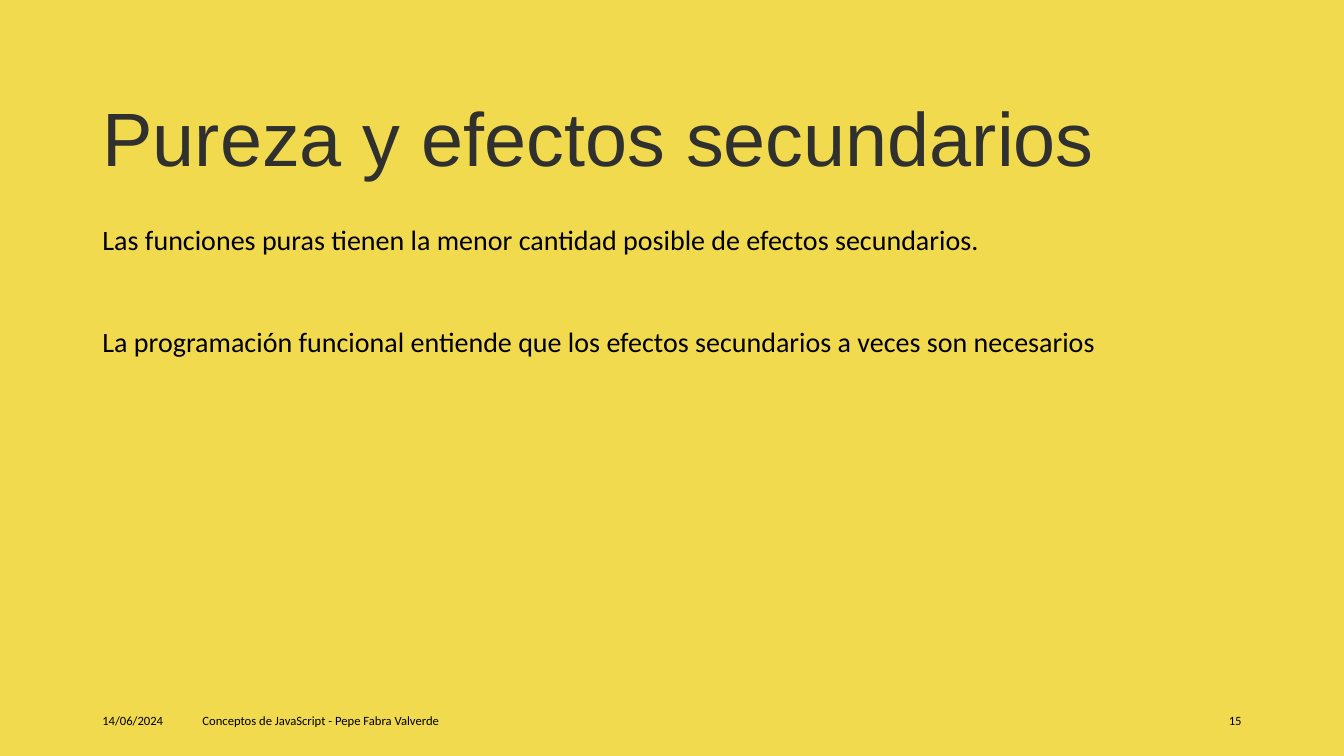
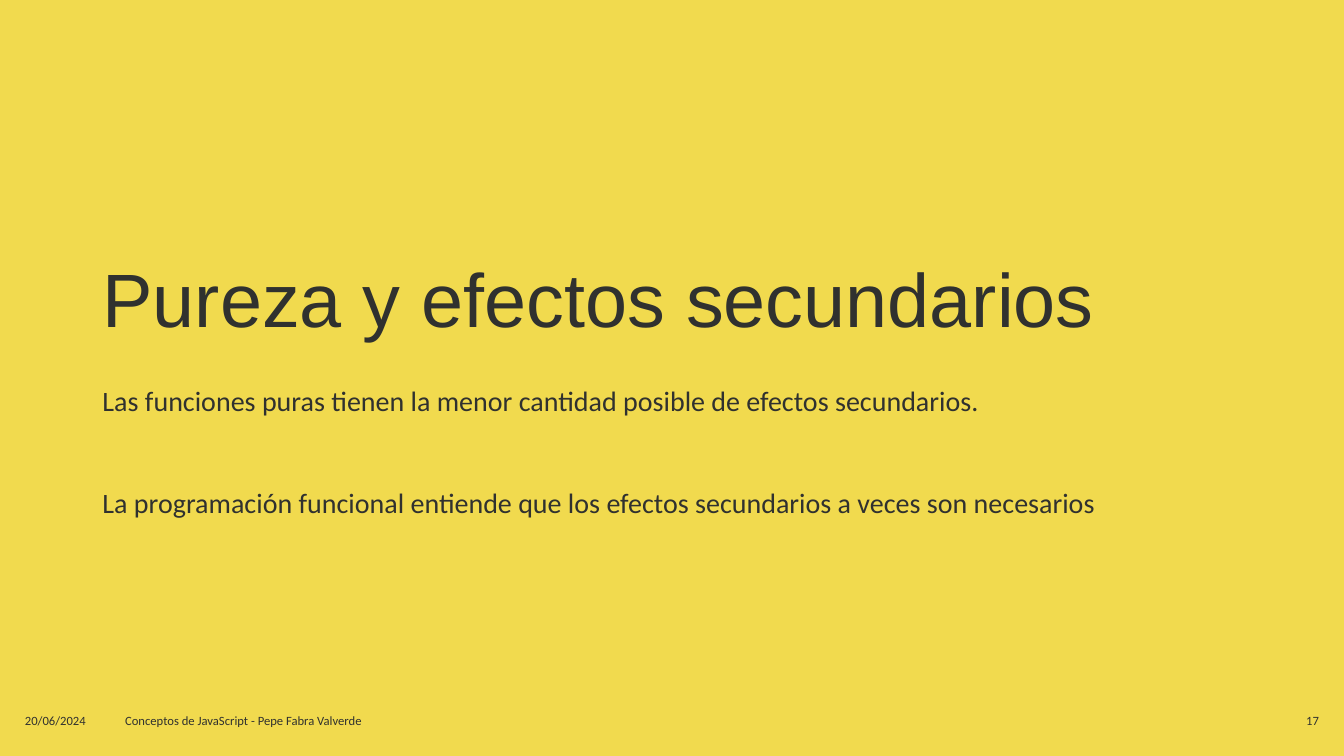
Before and after one commit to jofaval/talks-about, a slide deck: slide 17 of concepts-of-js/conceps-of-js.es.pptx (slide 15 before the commit). Drawn at 1344x756 pixels with LibreOffice and Linux fonts; fonts in the diff are those of the drawing. Boxes give left, top, right and bottom in pixels: in the first picture for what was removed or moved away, otherwise in the second. Text is boxed around its words. In the diff, an @@ line names an element or a change of style, - is before the commit and + after.

```diff
--- a/concepts-of-js/conceps-of-js.es.pptx
+++ b/concepts-of-js/conceps-of-js.es.pptx
@@ title "Pureza y efectos secundarios": place and size @@
-title "Pureza y efectos secundarios" at box(102, 111, 1094, 180)
+title "Pureza y efectos secundarios" at box(102, 272, 1094, 341)
@@ text "Las funciones puras tienen la ...": place and size @@
-text "Las funciones puras tienen la ..." at box(102, 230, 1095, 357)
+text "Las funciones puras tienen la ..." at box(102, 391, 1095, 518)
@@ text "Las funciones puras tienen la ..." at box(102, 391, 1095, 518): text colour #000000 to #30312F @@
@@ text at box(25, 716, 86, 726): text changed; text colour #000000 to #30312F @@
-14/06/2024
+20/06/2024
@@ text "Conceptos de JavaScript - Pepe ..." at box(125, 716, 361, 727): text colour #000000 to #30312F @@
@@ text "Conceptos de JavaScript - Pepe ...": place and size @@
-text "Conceptos de JavaScript - Pepe ..." at box(202, 716, 439, 727)
+text "Conceptos de JavaScript - Pepe ..." at box(125, 716, 361, 727)
@@ page number removed at box(1229, 717, 1242, 725) @@
-15
@@ page number added at box(1306, 717, 1319, 725), 9 pt, text #30312F @@
+17
```
Also in this commit, not shown: 119 other slides changed, 12 slides added, 10 slides removed, 21 other files.
